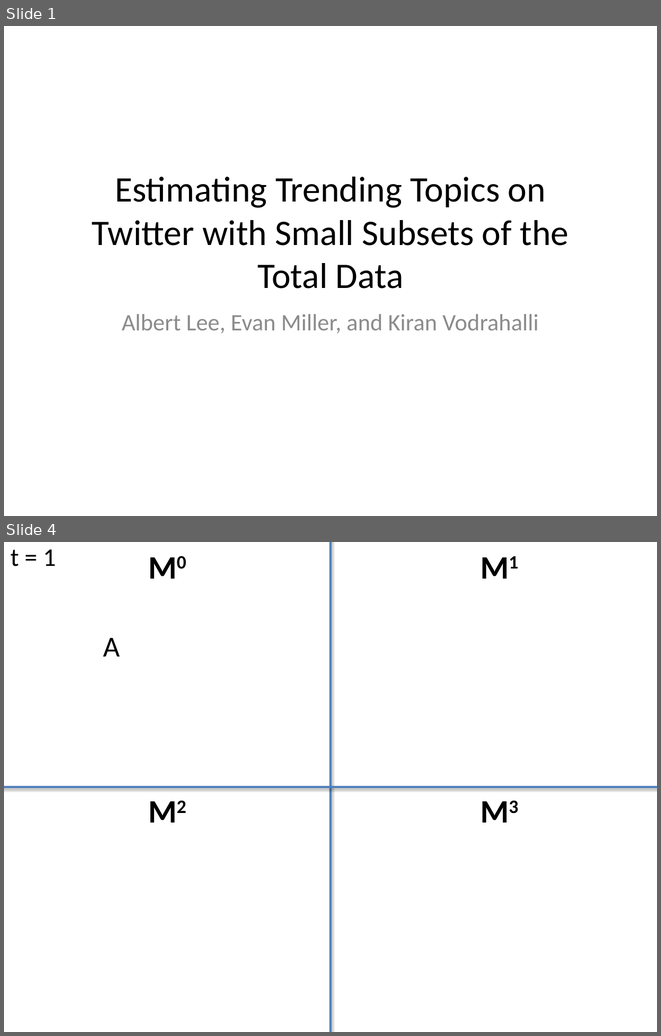
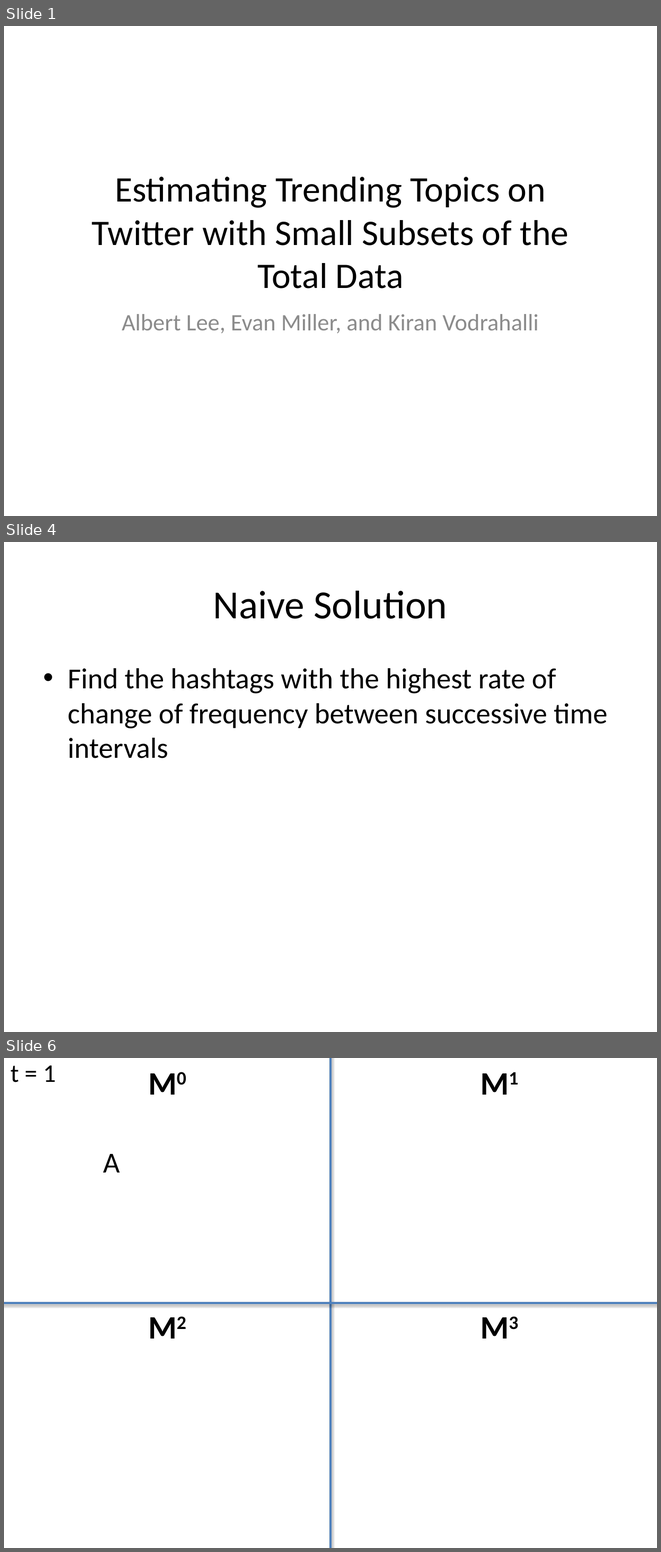
Before and after one commit to kiranvodrahalli/cos521, a slide deck: Presentation.pptx. Shown one above the other, each under a label of ours: slides 1 and 4 before the commit, slides 1, 4 and 6 after it; the slides between them are not shown. The pictures are 661x1036 and 661x1552 pixels, drawn with LibreOffice and Linux fonts; fonts in the diff are those of the drawing. Boxes give left, top, right and bottom in pixels: in the first picture for what was removed or moved away, otherwise in the second. Text is boxed around its words. In the diff, an @@ line names an element or a change of style, - is before the commit and + after.

```diff
--- a/Presentation.pptx
+++ b/Presentation.pptx
@@ slide 4 added at (4, 542, 657, 1032), background #FFFFFF @@
@@ title added at (213, 590, 447, 619), 44 pt, text #000000 @@
+Naive Solution
@@ text added at (68, 668, 607, 758), 32 pt, text #000000 @@
+• Find the hashtags with the highest rate of change of frequency between successive time intervals
@@ what was slide 4 is now slide 6 @@
```
Also in this commit, not shown: 3 slides changed, 7 other slides added, 3 slides removed, 1 other file.
